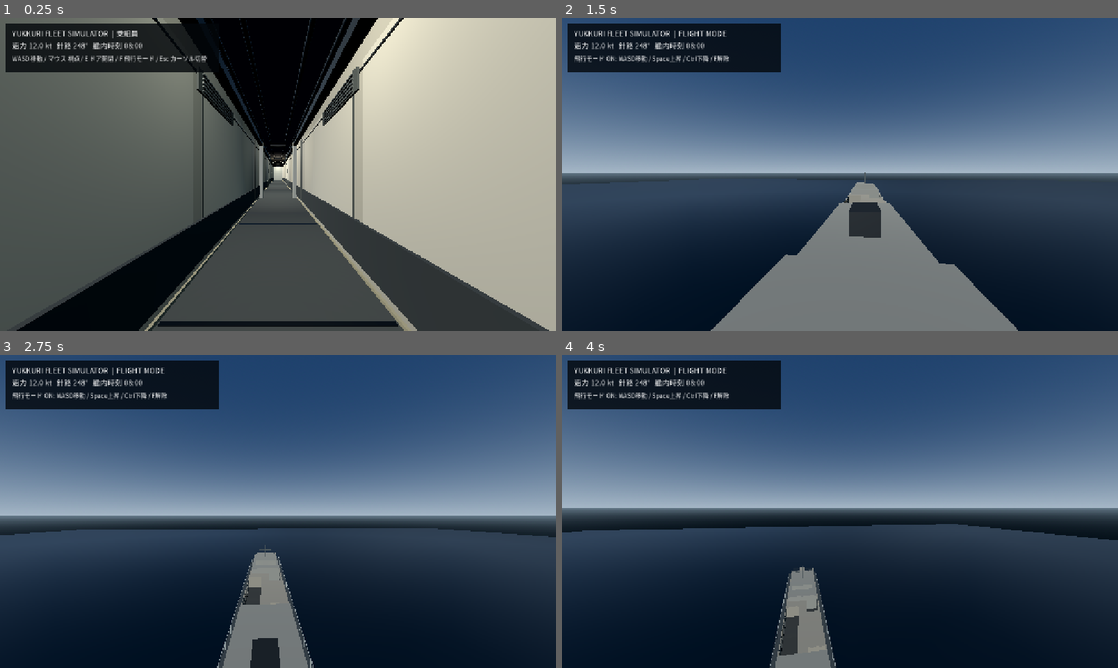
Above: before the commit, frames 1-4 (two rows, left to right).
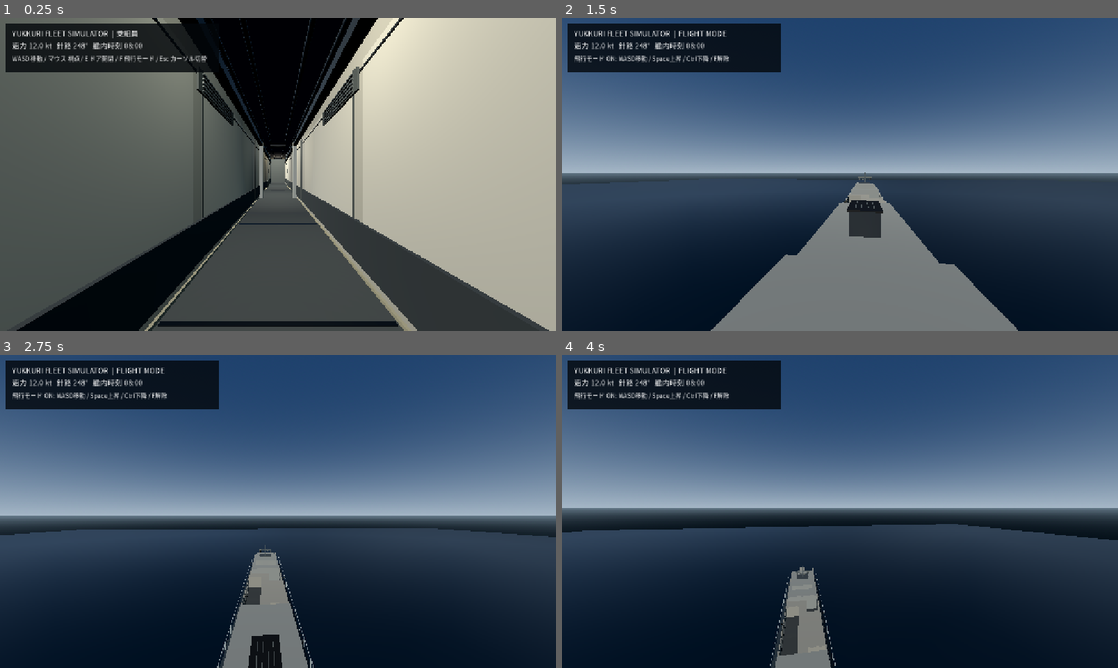
Above: after the commit, the same moments.

Repository: YukkuriP/Yukkuri-FPS-3
Game: Godot game, scene res://scenes/main.tscn
Two runs of this game, one before a commit and one after it. Both use one fixed random seed, a clock stepped at 60 frames per second and the inputs below.
Inputs (mouse positions are in pixels of both pictures, inside the frame that each line leads up to):
- Up to frame 1 (0.25 s): no input
- Up to frame 2 (1.5 s): tap Enter at 0.5 s; move the mouse to (867, 174) at 0.52 s; hold F (fleet_fly_toggle) 0.53-1.28 s; hold Space (fleet_fly_up) from 0.53 s (still down); click (867, 174) at 0.67 s; move the mouse to (812, 174) at 1.27 s; tap E (fleet_interact) at 1.35 s
- Up to frame 3 (2.75 s): keep holding Space (fleet_fly_up); move the mouse to (289, 505) at 2.02 s; tap 1 at 2.1 s
- Up to frame 4 (4 s): keep holding Space (fleet_fly_up); move the mouse to (834, 517) at 2.77 s; tap 2 at 2.85 s; click (834, 517) at 2.92 s; move the mouse to (878, 514) at 3.52 s; tap 3 at 3.6 s

The runs differ from the first frame. In frame 1, 0.2% of the frame differs, in the area x 47-53%, y 42-53%; in frame 2, less than 0.1%; in frame 3, 0.4%, in the area x 39-57%, y 62-100%; in frame 4, 0.3%.
Error before the commit: Parse Error: Identifier "inset" not declared in the current scope. (res://scripts/visual_upgrade.gd:248)

Commit message:
Use a local material for bridge document holders

Diff:
--- a/scripts/visual_upgrade.gd
+++ b/scripts/visual_upgrade.gd
@@ -245,7 +245,7 @@
 	for x in [2.0, 3.8, 5.6]:
 		_box(self, "Bridge overhead cable ladder", Vector3(x, 4.95, -22.0), Vector3(0.12, 0.10, 14.0), trim)
 	for z in [-25.0, -21.0, -17.0]:
-		_box(self, "Bridge document holder", Vector3(5.72, 3.4, z), Vector3(0.10, 0.58, 0.72), inset)
+		_box(self, "Bridge document holder", Vector3(5.72, 3.4, z), Vector3(0.10, 0.58, 0.72), chair_mat)
 
 func _interior_detail() -> void:
 	# Floor panels, ceiling cable trays and door frames make the passage feel built.
